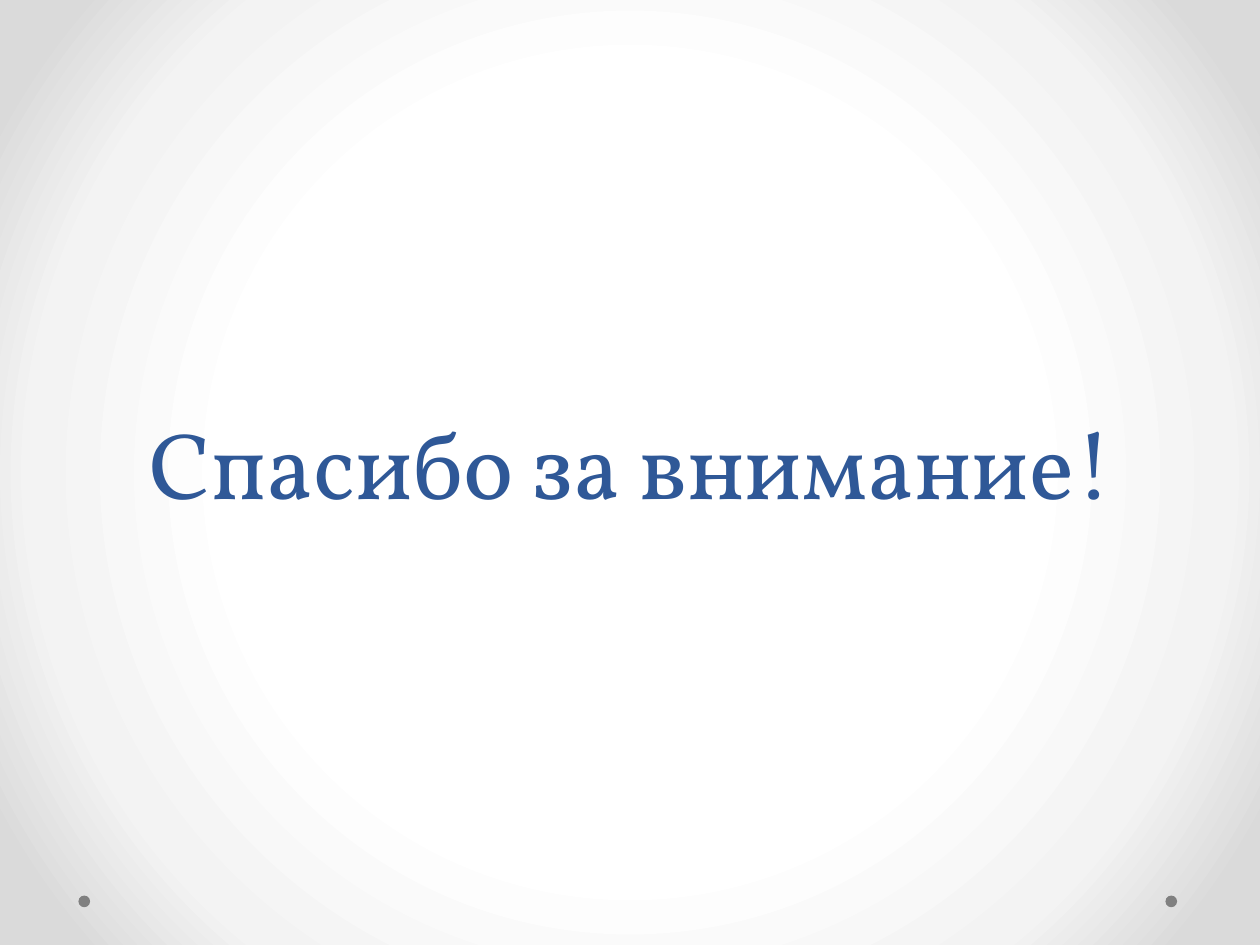
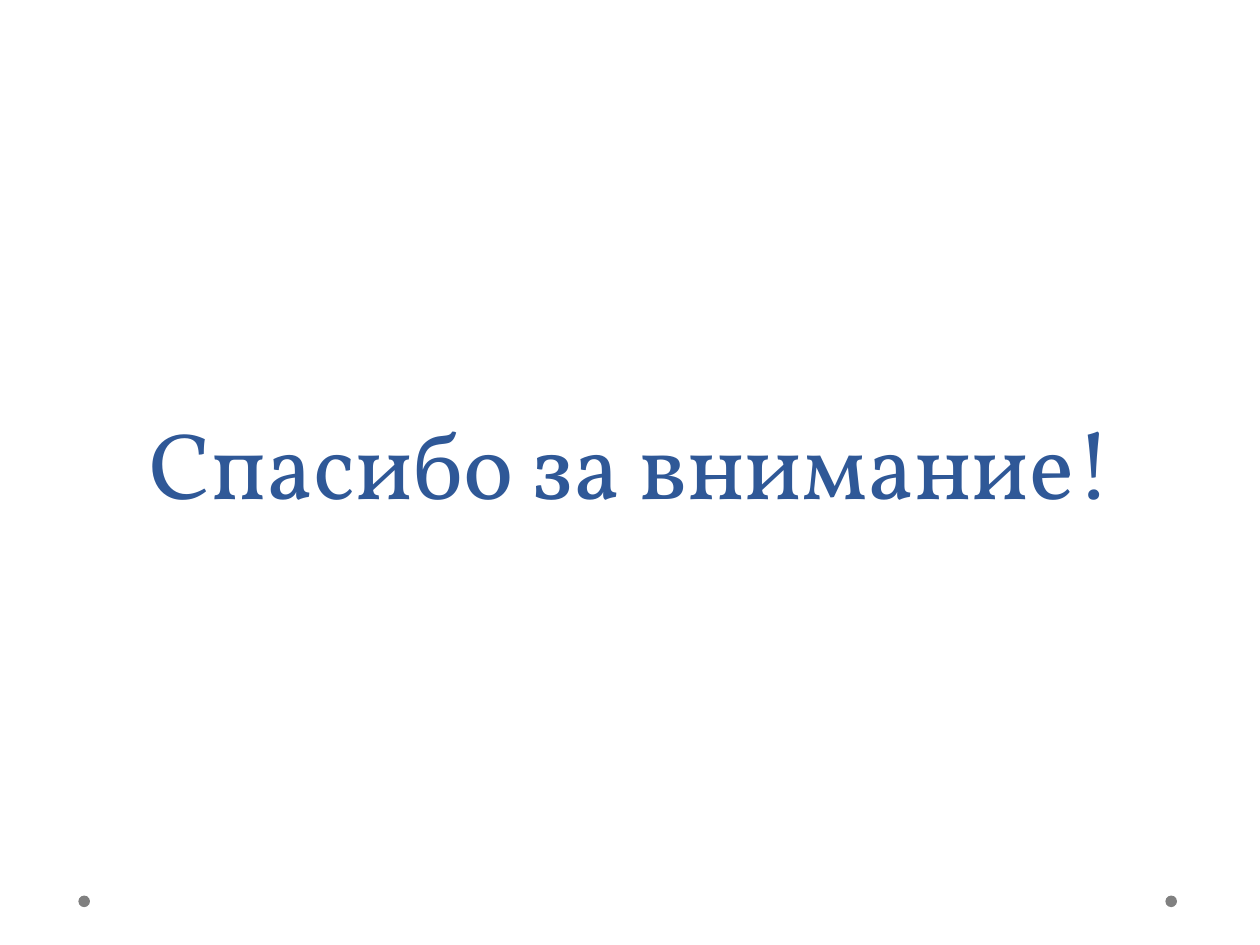
Before and after one commit to isaikin/ADO, a slide deck: slide 11 of Презентация/ADO.pptx (slide 9 before the commit). Drawn at 1260x945 pixels with LibreOffice and Linux fonts; fonts in the diff are those of the drawing. Boxes give left, top, right and bottom in pixels: in the first picture for what was removed or moved away, otherwise in the second. Text is boxed around its words. In the diff, an @@ line names an element or a change of style, - is before the commit and + after.

```diff
--- a/Презентация/ADO.pptx
+++ b/Презентация/ADO.pptx
@@ background gradient #FFFFFF to #F4F4F4 to #DADADA to #FFFFFF @@
```
Also in this commit, not shown: 8 other slides changed, 2 slides added.
